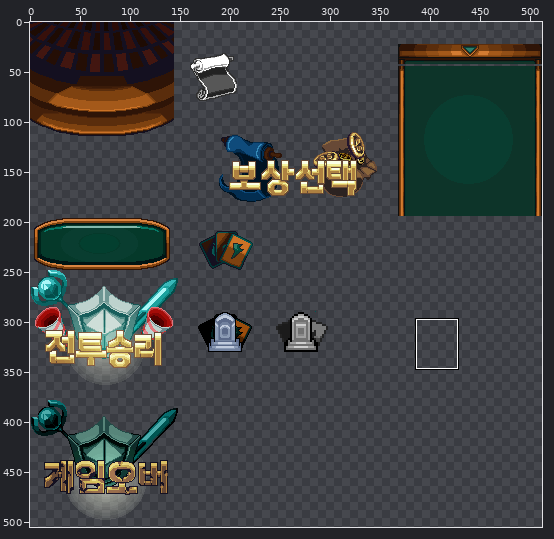
Sprite sheet, stored at Assets/Sprites/PrototypeSprites/RulletSprites/Pixel_Sprites/UI/rullet_afterBattle_detemineReward_UI_sheet.png. The picture above shows the old version from afar; the outline marks the close-up.
Close-up. Old version:
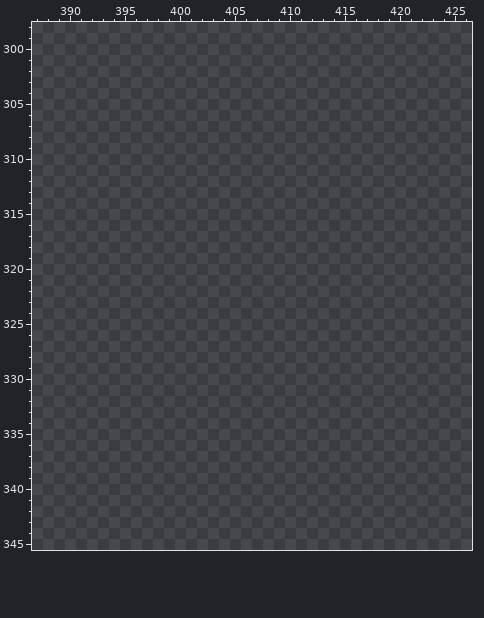
The file is 512x512 pixels. Pixels under 10% opacity are left out. Colours within 5 levels of each other are drawn and written as one. Shown: x 387..426, y 298..345. The wide view leaves out empty margins. The commit also changed other parts of the picture, which this record leaves out.
And afterwards:
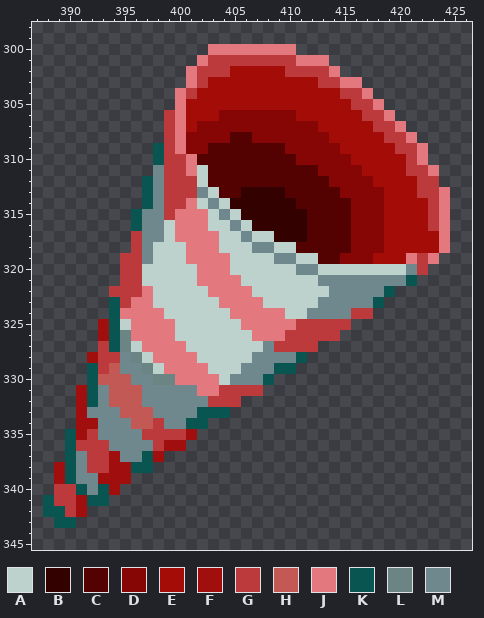
Palette (. is transparent): A #bdd2cd  B #330100  C #540201  D #850604  E #a40c08  F #a00e0e  G #bc3a3c  H #c25955  J #e3787e  K #085552  L #6a8583  M #6f888d
Changes in this commit:
y 300: x 403..410 ........ -> JJJJJJJJ
y 301: x 402..413 ............ -> JGGGGGGGGJJJ
y 302: x 401..414 .............. -> JGGGEEEEEGGGGJ
y 303: x 401..416 ................ -> JGEEEEEEEEEEGGJJ
y 304: x 400..417 .................. -> JGEEEEEEEEEEEEEGGJ
y 305: x 400..418 ................... -> JEEEEEEEEEEEEEEEGGJ
y 306: x 399..419 ..................... -> GJEEEDDDDDDDEEEEEEGGJ
y 307: x 399..420 ...................... -> GJEDDDDDDDDDDDEEEEEGGJ
y 308: x 399..421 ....................... -> GJDDDDCCDDDDDDDEEEEEGGJ
y 309: x 398..422 ......................... -> KGJDDCCCCCCCDDDDDEEEEEGGJ
y 310: x 398..422 ......................... -> KGGJCCCCCCCCCDDDDDEEEEEGJ
y 311: x 398..423 .......................... -> MGGJACCCCCCCCCCDDDDEEEEGGJ
y 312: x 397..423 ........................... -> KMGGGACCCCCCCCCCCDDDDEEEEGG
y 313: x 397..424 ............................ -> KMGGGMACCBBBBCCCCCDDDDEEEGGJ
y 314: x 397..424 ............................ -> KMGGJAMABBBBBBCCCCCDDDEEEEGJ
y 315: x 396..424 ............................. -> KMMGJJJAMABBBBBBCCCCDDDEEEEGJ
y 316: x 396..424 ............................. -> KMMAJJJAAMABBBBBCCCCDDDEEEEGJ
y 317: x 396..424 ............................. -> GMMAJJJJAAMAABBBCCCCDDDEEEEEJ
y 318: x 396..424 ............................. -> GMAAAJJJAAAMMAACCCCCDDDEEEEEJ
y 319: x 395..423 ............................. -> GGMAAAJJJJAAAAMMAACCDDDEEEJGJ
y 320: x 395..422 ............................ -> GGAAAAAJJJAAAAAAMMAAAAAAAAMG
y 321: x 395..421 ........................... -> GGAAAAAJJJJAAAAAAAMMMMMMMMK
y 322: x 394..419 .......................... -> GGGJAAAAAJJJJAAAAAAAMMMMMK
y 323: x 394..418 ......................... -> KGJJAAAAAAJJJJAAAAAMMMMMK
y 324: x 394..417 ........................ -> KJJJJAAAAAAJJJJJAAMMMMGG
y 325: x 393..415 ....................... -> FKAJJJJAAAAAAJJJJJGGGGG
y 326: x 393..414 ...................... -> FKLJJJJAAAAAAAJJJGGGGG
y 327: x 393..412 .................... -> GKLAJJJJAAAAAAAMGGGG
y 328: x 392..411 .................... -> FGGMLAJJJJAAAAAMMMMK
y 329: x 392..410 ................... -> KGHMMLAJJJJAAAMMMKK
y 330: x 392..408 ................. -> KHHHMMLLJJJJAMMMK
y 331: x 391..407 ................. -> FKMHHHMMMMMJJGGGG
y 332: x 391..405 ............... -> FKMHHHMMMMMMGGG
y 333: x 391..404 .............. -> FMMMHHHMMMMKKK
y 334: x 391..402 ............ -> FFMMMHHGMMKK
y 335: x 390..401 ............ -> KFGMMMMGGGGF
y 336: x 390..400 ........... -> KGGGMMMMGFF
y 337: x 390..398 ......... -> KMGGFMMKF
y 338: x 389..397 ......... -> FKMGGFFKK
y 339: x 389..395 ....... -> FKMMFFF
y 340: x 389..394 ...... -> GGKMKF
y 341: x 388..393 ...... -> KGGFKK
y 342: x 388..391 .... -> KKGF
y 343: x 389..390 .. -> KK
